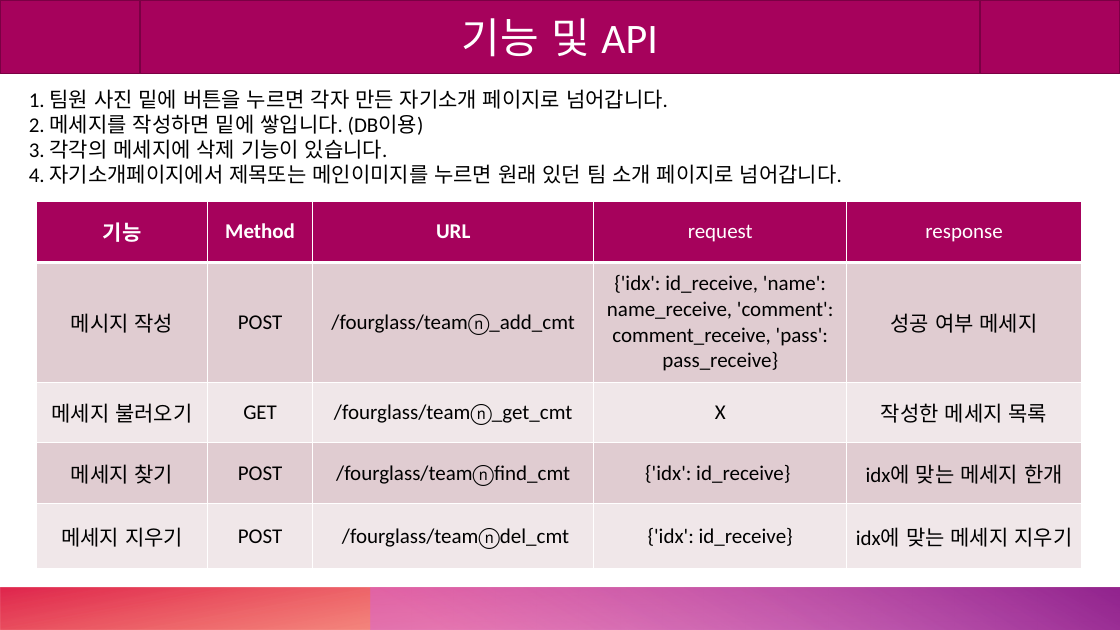
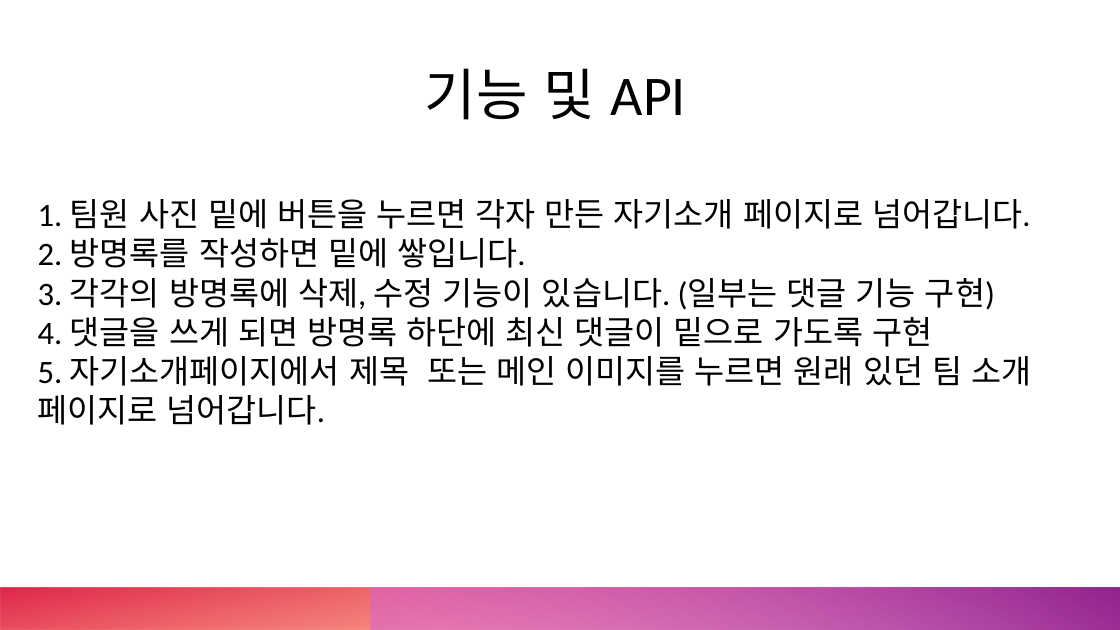
Before and after one commit to Mrgil0/FourGlass, a slide deck: slide 5 of FourGlass/FourGlass.pptx (slide 4 before the commit). Drawn at 1120x630 pixels with LibreOffice and Linux fonts; fonts in the diff are those of the drawing. Boxes give left, top, right and bottom in pixels: in the first picture for what was removed or moved away, otherwise in the second. Text is boxed around its words. In the diff, an @@ line names an element or a change of style, - is before the commit and + after.

Commit message:
Update FourGlass.pptx
ppx수정

```diff
--- a/FourGlass/FourGlass.pptx
+++ b/FourGlass/FourGlass.pptx
@@ flow chart predefined process removed at <box>0,0,1120,73</box> @@
-기능 및 API
@@ text "기능 및 API": place and size @@
-text "기능 및 API" at <box>29,89,842,184</box>
+text "기능 및 API" at <box>38,68,1031,425</box>
@@ text at <box>425,68,686,120</box>: paragraph added @@
+기능 및 API
@@ table removed at <box>36,202,1082,569</box>, 5 rows, 5 columns @@
-기능 | Method | URL | request | response
-메시지 작성 | POST | /fourglass/teamⓝ_add_cmt | {'idx': id_receive, 'name': name_receive, 'comment': comment_receive, 'pass': pass_receive} | 성공 여부 메세지
-메세지 불러오기 | GET | /fourglass/teamⓝ_get_cmt | X | 작성한 메세지 목록
-메세지 찾기 | POST | /fourglass/teamⓝfind_cmt | {'idx': id_receive} | idx에 맞는 메세지 한개
-메세지 지우기 | POST | /fourglass/teamⓝdel_cmt | {'idx': id_receive} | idx에 맞는 메세지 지우기
@@ text at <box>38,199,1030,229</box>: size 18 to 28 pt in "1. 팀원 사진 밑에 버튼을 누르면 각자 ..." @@
@@ text at <box>38,238,1031,425</box>: text changed; size 18 to 28 pt @@
-2. 메세지를 작성하면 밑에 쌓입니다. (DB이용)
-3. 각각의 메세지에 삭제 기능이 있습니다.
-4. 자기소개페이지에서 제목또는 메인이미지를 누르면 원래 있던 팀 소개 페이지로 넘어갑니다.
+2. 방명록를 작성하면 밑에 쌓입니다.
+3. 각각의 방명록에 삭제, 수정 기능이 있습니다. (일부는 댓글 기능 구현)
+4. 댓글을 쓰게 되면 방명록 하단에 최신 댓글이 밑으로 가도록 구현
+5. 자기소개페이지에서 제목 또는 메인 이미지를 누르면 원래 있던 팀 소개 페이지로 넘어갑니다.
```
Also in this commit, not shown: 6 other slides changed, 4 slides added, 1 slide removed.
